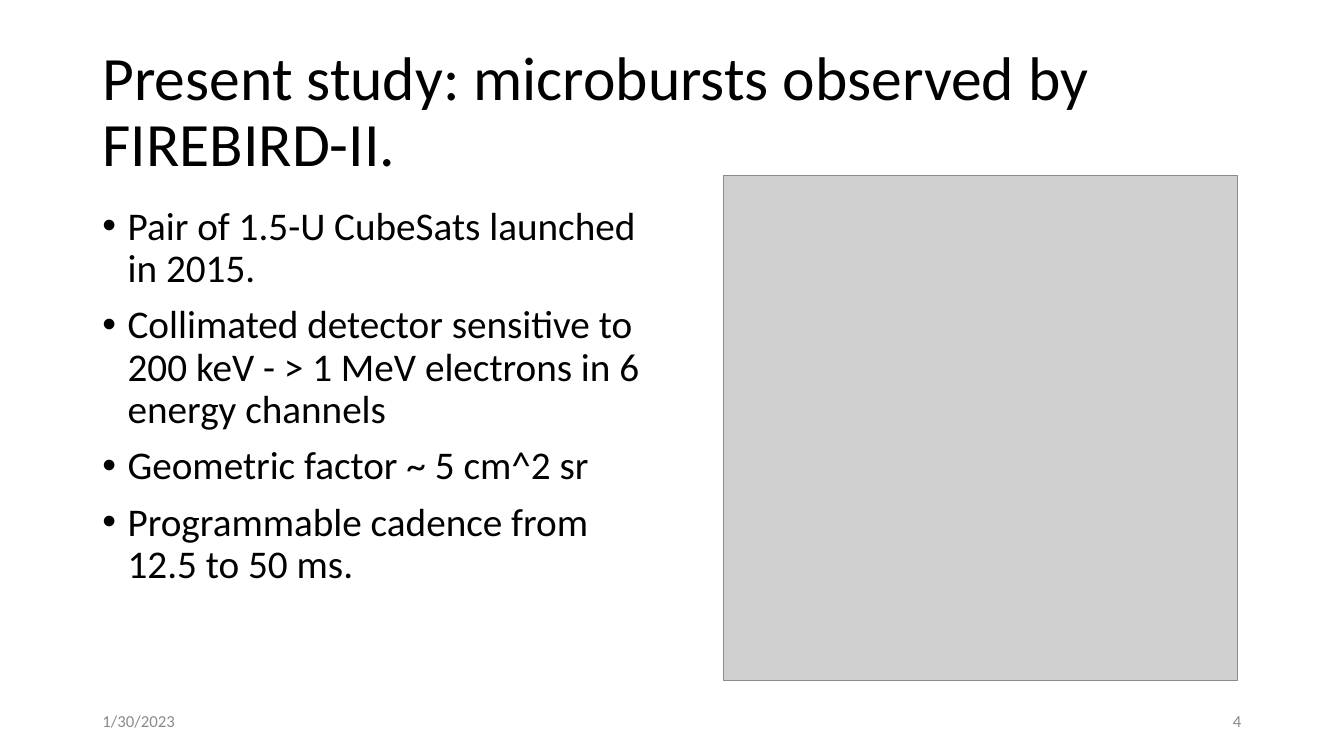
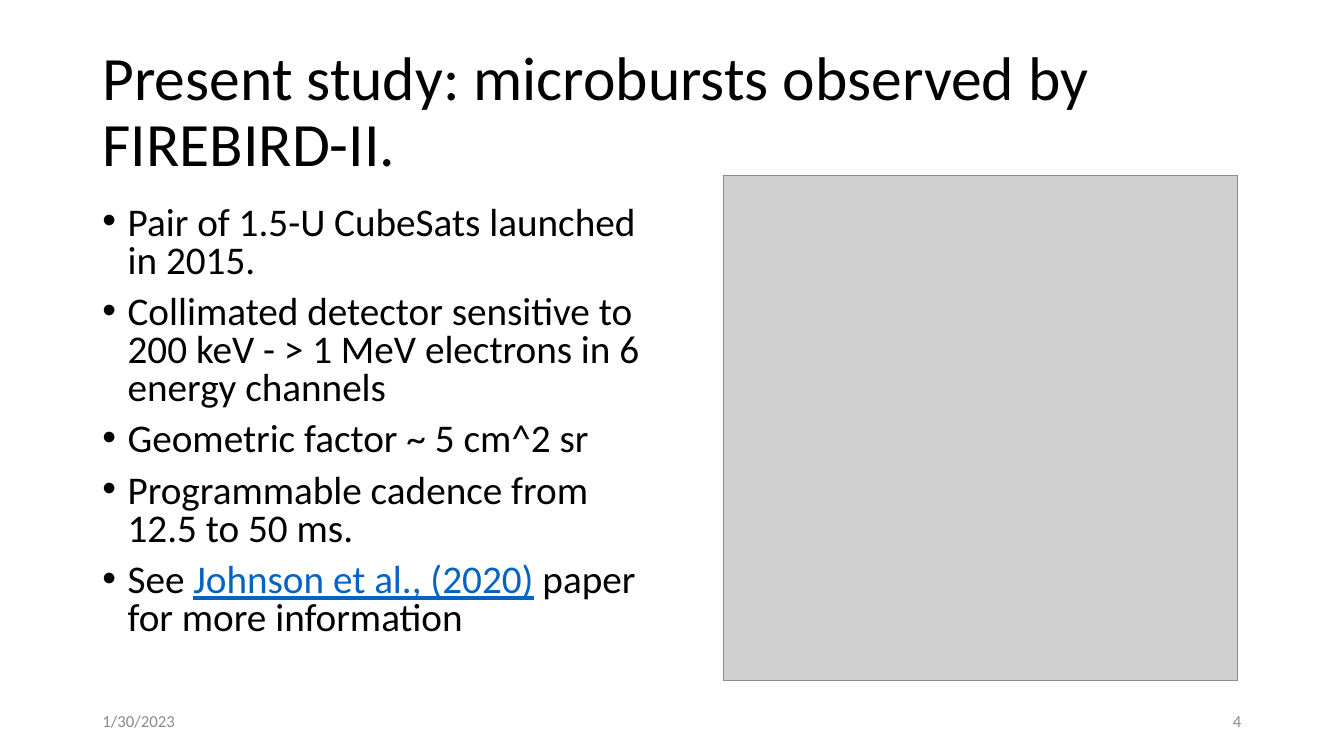
Before and after one commit to mshumko/fbrbsp, a slide deck: slide 4 of presentations/20230130_firebird_microburst_durations.pptx. Drawn at 1344x756 pixels with LibreOffice and Linux fonts; fonts in the diff are those of the drawing; grey boxes stand for pictures. Boxes give left, top, right and bottom in pixels: in the first picture for what was removed or moved away, otherwise in the second. Text is boxed around its words. In the diff, an @@ line names an element or a change of style, - is before the commit and + after.

```diff
--- a/presentations/20230130_firebird_microburst_durations.pptx
+++ b/presentations/20230130_firebird_microburst_durations.pptx
@@ text at <box>128,208,639,543</box>: line spacing 0.9 to 0.8 @@
@@ text at <box>128,564,635,632</box>: paragraph added @@
+• See Johnson et al., (2020) paper for more information
```
Also in this commit, not shown: 4 other slides changed, 3 slides added, 1 slide removed, 1 other file.
